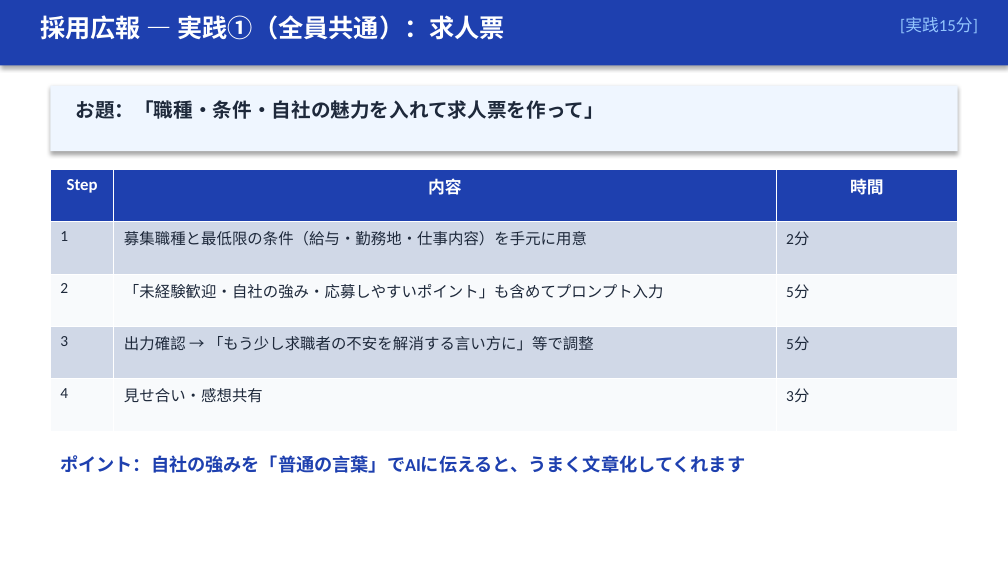
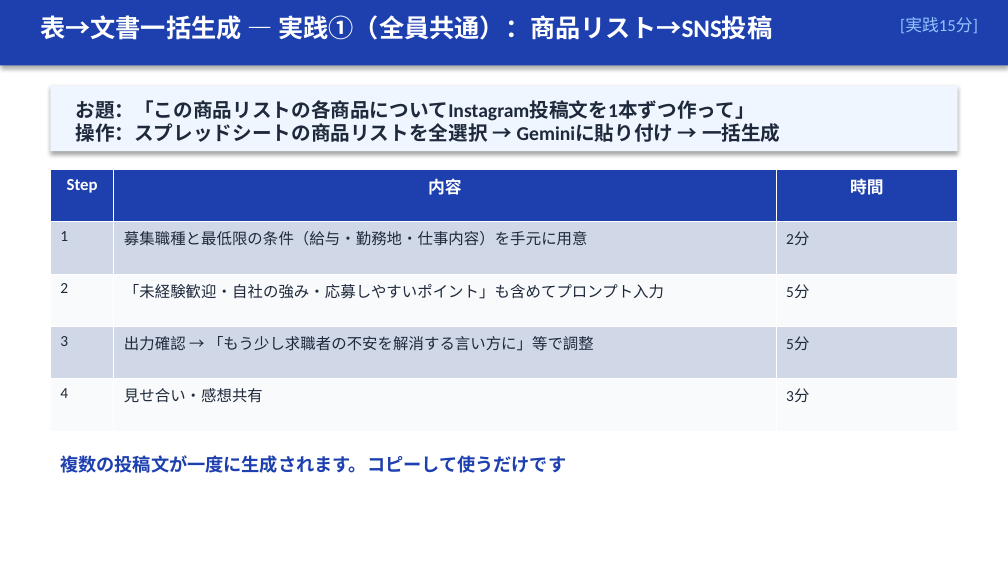
Before and after one commit to zatune-gif/kurashi-no-dodai-log, a slide deck: slide 13 of 00-01_han-ai/training-materials/course02_jissen_bunsho.pptx. Drawn at 1008x567 pixels with LibreOffice and Linux fonts; fonts in the diff are those of the drawing. Boxes give left, top, right and bottom in pixels: in the first picture for what was removed or moved away, otherwise in the second. Text is boxed around its words. In the diff, an @@ line names an element or a change of style, - is before the commit and + after.

```diff
--- a/00-01_han-ai/training-materials/course02_jissen_bunsho.pptx
+++ b/00-01_han-ai/training-materials/course02_jissen_bunsho.pptx
@@ text at [40, 15, 772, 40]: text changed @@
-採用広報 — 実践①（全員共通）：求人票
+表→文書一括生成 — 実践①（全員共通）：商品リスト→SNS投稿
@@ text at [75, 100, 781, 142]: text changed @@
-お題：「職種・条件・自社の魅力を入れて求人票を作って」
+お題：「この商品リストの各商品についてInstagram投稿文を1本ずつ作って」
+操作：スプレッドシートの商品リストを全選択 → Geminiに貼り付け → 一括生成
@@ text at [60, 455, 566, 473]: text changed @@
-ポイント：自社の強みを「普通の言葉」でAIに伝えると、うまく文章化してくれます
+複数の投稿文が一度に生成されます。コピーして使うだけです
```
Also in this commit, not shown: 9 other slides changed, 2 slides removed, 3 other files.
